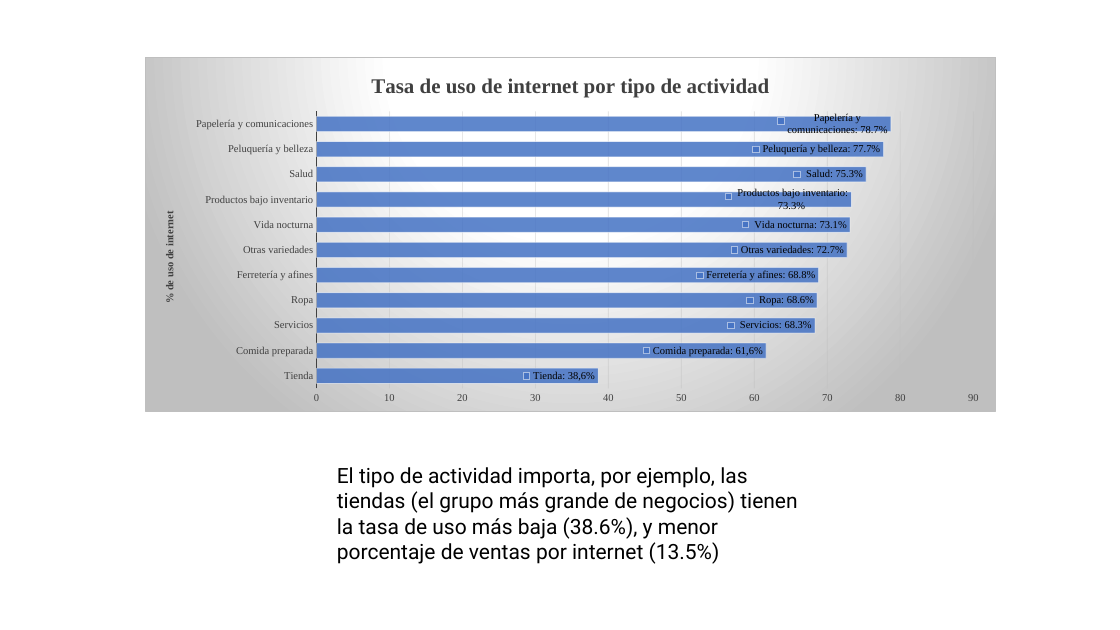
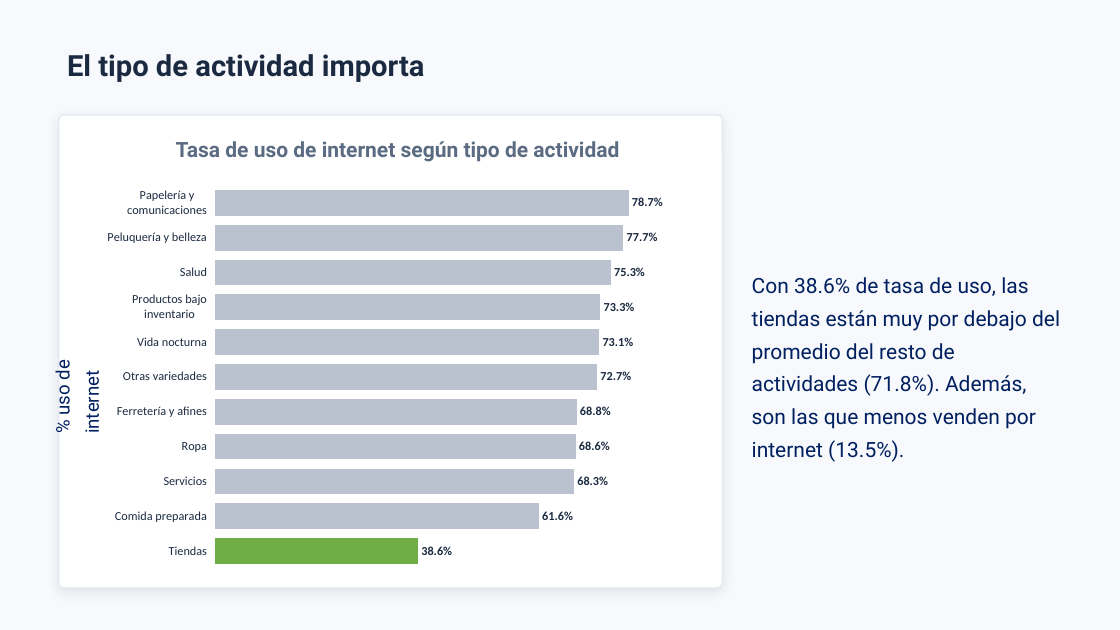
Before and after one commit to manuu-28/Talleres-economia, a slide deck: slide 4 of excel/Taller 4.pptx. Drawn at 1120x630 pixels with LibreOffice and Linux fonts; fonts in the diff are those of the drawing. Boxes give left, top, right and bottom in pixels: in the first picture for what was removed or moved away, otherwise in the second. Text is boxed around its words. In the diff, an @@ line names an element or a change of style, - is before the commit and + after.

```diff
--- a/excel/Taller 4.pptx
+++ b/excel/Taller 4.pptx
@@ background #FFFFFF to #F7F9FC @@
@@ text added at (67,54,425,82), 25 pt, text #1B2A41, bold @@
+El tipo de actividad importa
@@ rounded rectangle added at (59,115,723,588), fill #FFFFFF, outline #E3E8EF 1 pt @@
@@ text added at (176,141,619,162), 18 pt, text #5B6B82, bold @@
+Tasa de uso de internet según tipo de actividad
@@ bar chart at (95,177,700,576) @@
@@ title "Tasa de uso de internet por tipo de actividad " removed @@
-categories: Tienda, Comida preparada, Servicios, Ropa, Ferretería y afines, Otras variedades, Vida nocturna, Productos bajo inventario, Salud, Peluquería y belleza, Papelería y comunicaciones
+categories: Tiendas, Comida preparada, Servicios, Ropa, Ferretería y afines, Otras variedades, Vida nocturna, Productos bajo inventario, Salud, Peluquería y belleza, Papelería y comunicaciones
-Tasa de uso de internet (%): 38.6, 61.6, 68.3, 68.6, 68.8, 72.7, 73.1, 73.3, 75.3, 77.7, 78.7
+Series 1: 38.6, 61.6, 68.3, 68.6, 68.8, 72.7, 73.1, 73.3, 75.3, 77.7, 78.7
@@ colour of Series 1 #4472C4 at 85% opacity to #E08A2B @@
@@ data labels of Series 1 changed @@
@@ colours of single points changed @@
@@ category axis title "% de uso de internet " to "" @@
@@ category axis changed @@
@@ value axis changed @@
@@ bar spacing changed @@
@@ background changed @@
@@ border changed @@
@@ lettering changed @@
@@ bar chart: place and size @@
-bar chart at (145,57,996,412)
+bar chart at (95,177,700,576)
@@ text added at (752,277,1060,462), 18 pt, text #002060 @@
+Con 38.6% de tasa de uso, las tiendas están muy por debajo del promedio del resto de actividades (71.8%). Además, son las que menos venden por internet (13.5%).
@@ text added at (50,362,75,414), 16 pt, text #002060 @@
+% uso de internet
@@ text removed at (337,467,797,564) @@
-El tipo de actividad importa, por ejemplo, las tiendas (el grupo más grande de negocios) tienen la tasa de uso más baja (38.6%), y menor porcentaje de ventas por internet (13.5%)
```
Also in this commit, not shown: 4 other slides changed, 2 slides added, 1 slide removed.
